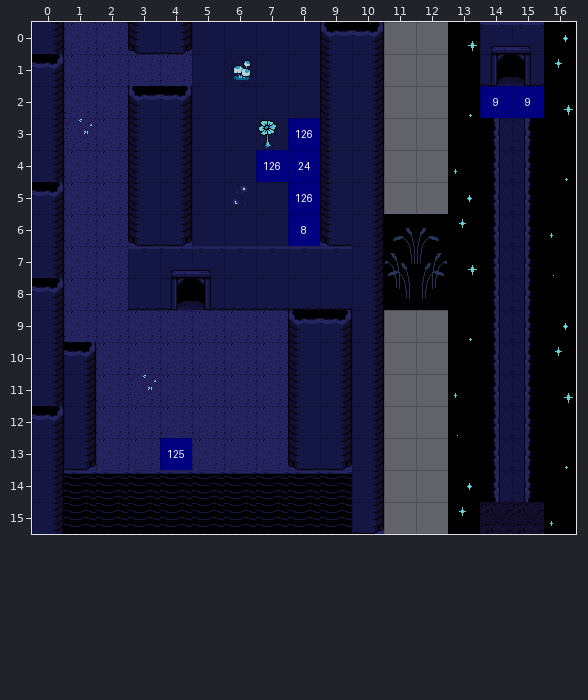
Two states of a Tiled map, bgs/maps/cave_05.tmx. The first picture shows the starting point.
Cells are 32x32 px. Shown: x 0..16, y 0..15.
Once edited:
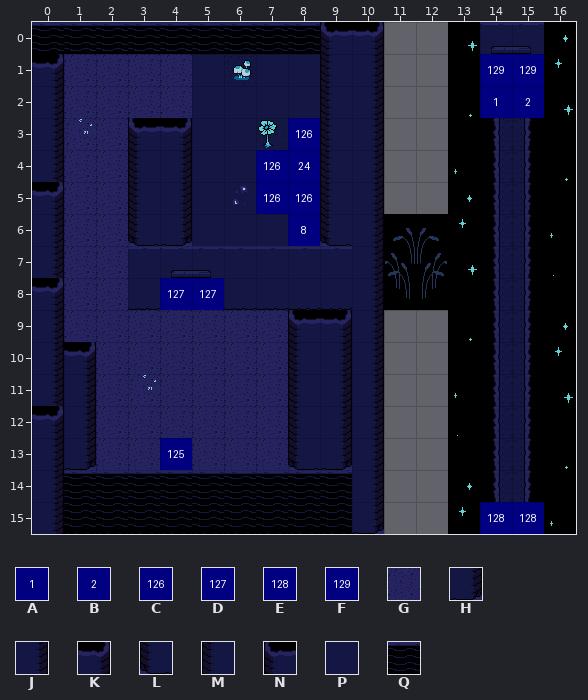
Key: from "blue-labels": A 0, B 1, C 125, D 126, E 127, F 128; from "underground02": G 0, H 4, J 5, K 6, L 7, M 8, N 9, P 11, Q 31.
_ is an empty cell.
Change:
Layer "decor":
y 0: x 1..2 GG -> __; x 5..8 PPPP -> ____
y 2: x 3..4 __ -> GG
Layer "colliders":
y 0: x 0..8 J__LH____ -> QQQQQQQQQ
y 2: x 3..4 NK -> __
y 3: x 3..4 MJ -> NK
Layer "actions":
y 1: x 14..15 __ -> FF
y 5: x 7 _ -> C
y 8: x 4..5 __ -> DD
y 15: x 14..15 __ -> EE
Layer "metadata":
y 2: x 14..15 __ -> AB
Changed places in both pictures, as pixel boxes (x1, y1, x2, y2):
changed: (32, 22, 320, 54)
added: (480, 54, 544, 106)
changed: (128, 86, 192, 150)
added: (256, 182, 288, 214)
added: (160, 278, 224, 310)
added: (480, 502, 544, 534)
